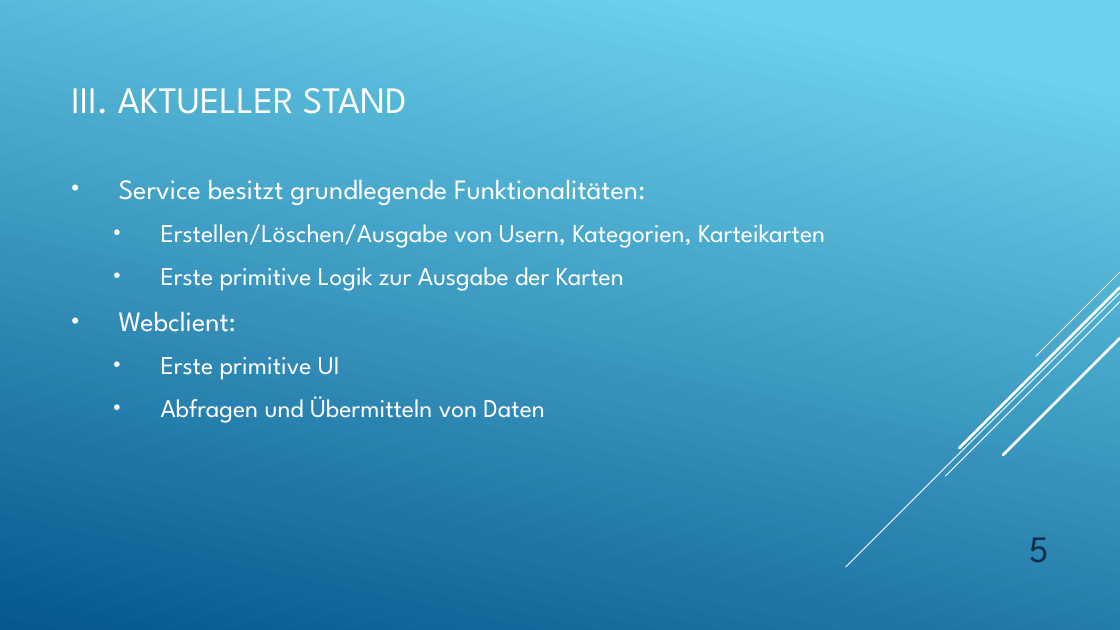
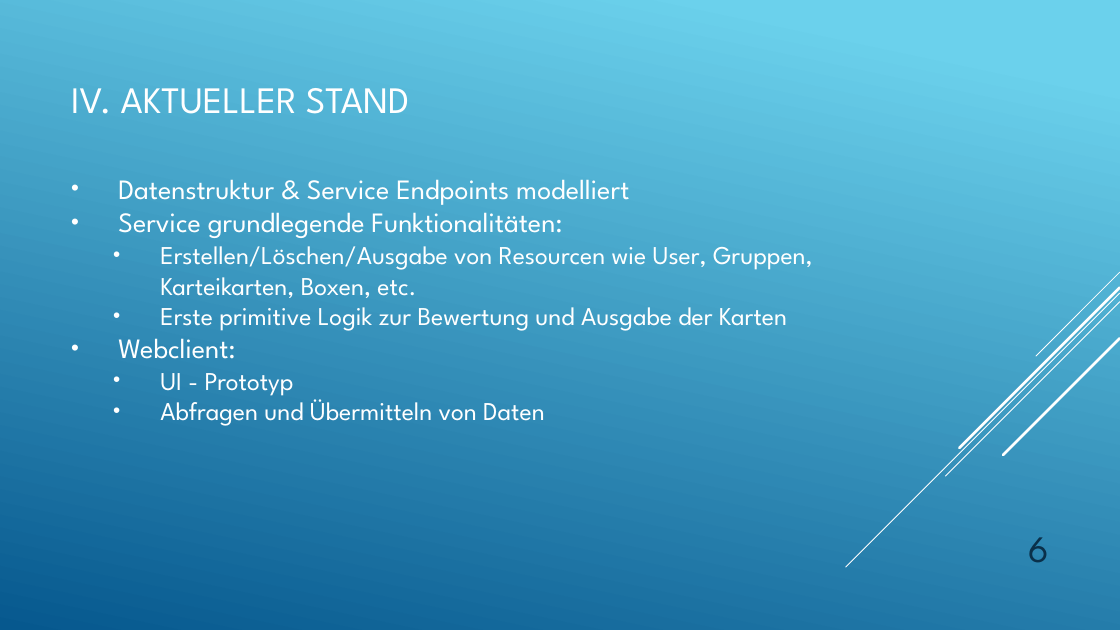
Before and after one commit to BuLLan/SCC_FlashCards, a slide deck: slide 6 of Zwischenpräsentation.pptx (slide 5 before the commit). Drawn at 1120x630 pixels with LibreOffice and Linux fonts; fonts in the diff are those of the drawing. Boxes give left, top, right and bottom in pixels: in the first picture for what was removed or moved away, otherwise in the second. Text is boxed around its words. In the diff, an @@ line names an element or a change of style, - is before the commit and + after.

```diff
--- a/Zwischenpräsentation.pptx
+++ b/Zwischenpräsentation.pptx
@@ text at (71,88,409,114): text changed @@
-III. AKTUELLER STAND
+IV. AKTUELLER STAND
@@ text at (118,179,813,331): text changed @@
-• Service besitzt grundlegende Funktionalitäten:
-  • Erstellen/Löschen/Ausgabe von Usern, Kategorien, Karteikarten
-  • Erste primitive Logik zur Ausgabe der Karten
+• Datenstruktur & Service Endpoints modelliert
+• Service grundlegende Funktionalitäten:
+  • Erstellen/Löschen/Ausgabe von Resourcen wie User, Gruppen, Karteikarten, Boxen, etc.
+  • Erste primitive Logik zur Bewertung und Ausgabe der Karten
@@ text at (160,373,294,396): text changed @@
-  • Erste primitive UI
+  • UI - Prototyp
@@ text at (160,394,545,426): less space between paragraphs @@
@@ page number at (1028,537,1048,563): text changed @@
-5
+6
```
Also in this commit, not shown: 4 other slides changed, 2 slides added, 1 slide removed, 11 other files.
